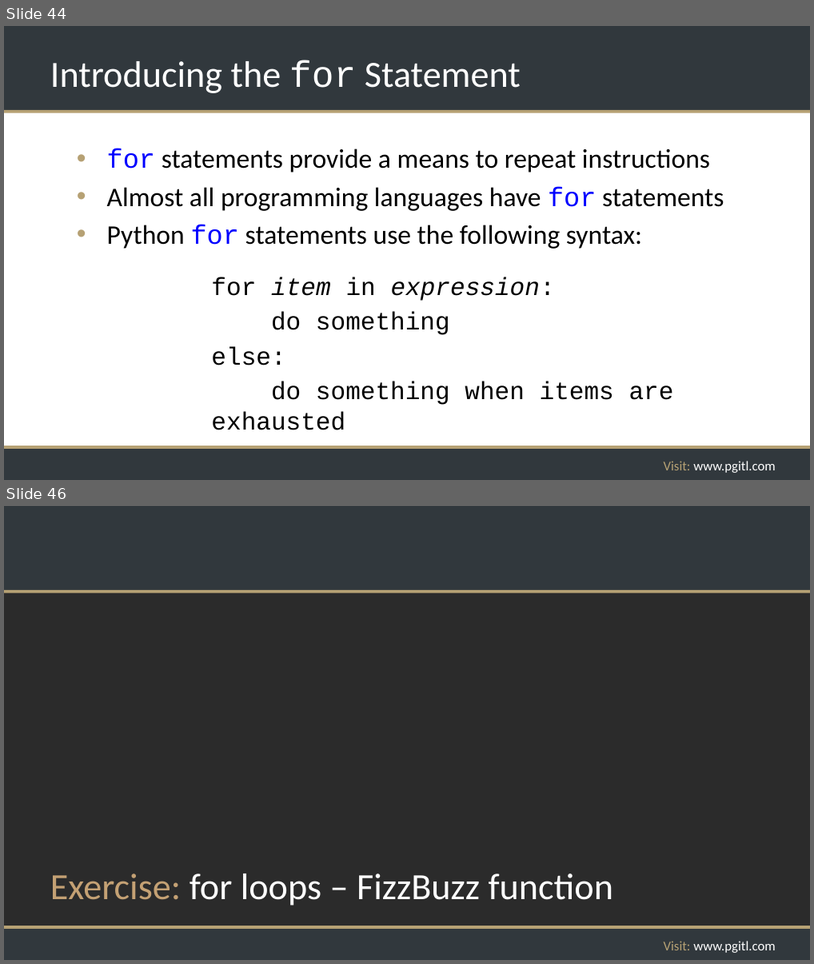
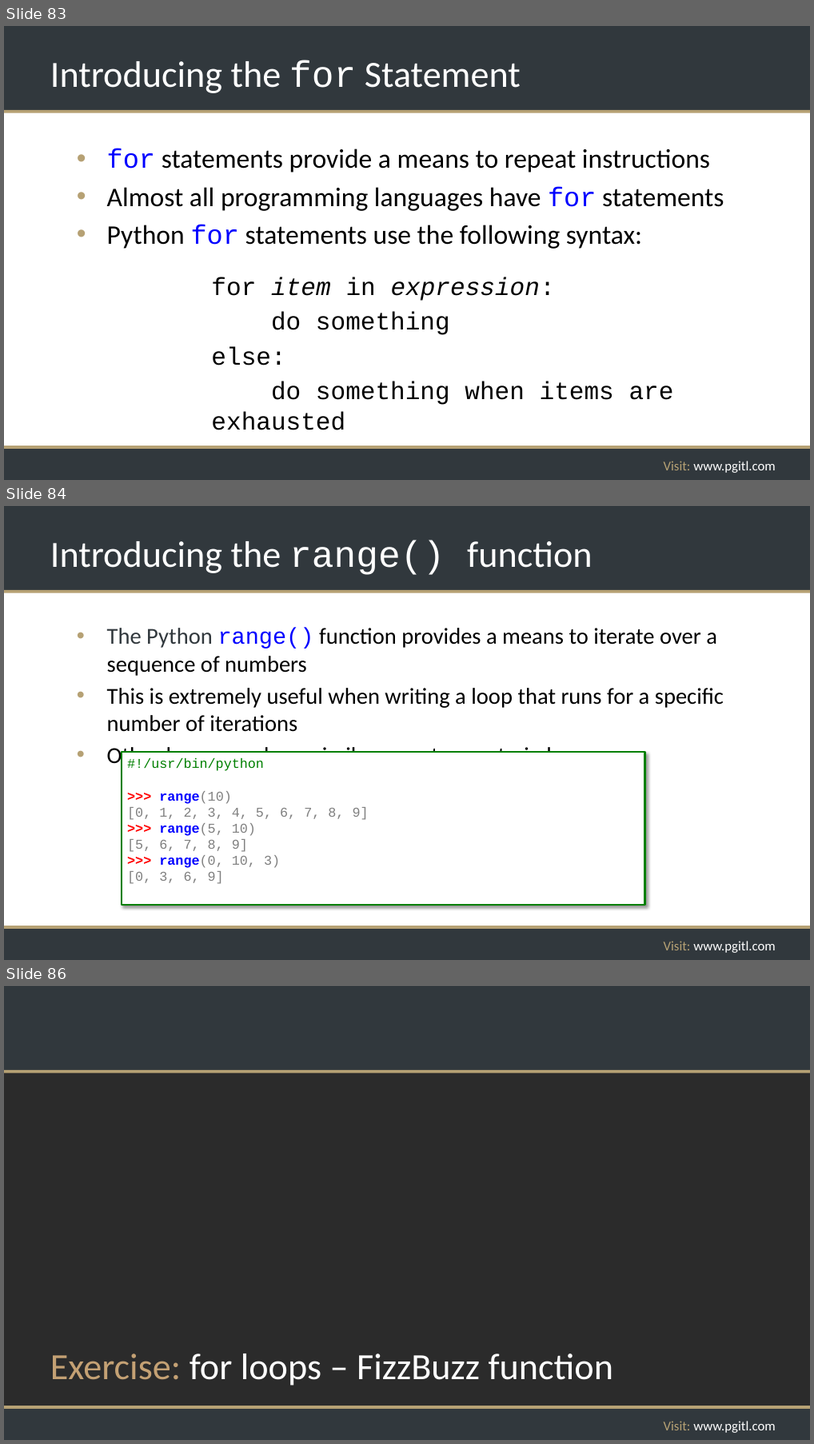
Before and after one commit to rikkouri/project-a, a slide deck: Programming Foundations.pptx. Shown one above the other, each under a label of ours: slides 44 and 46 before the commit, slides 83, 84 and 86 after it; the slides between them are not shown. The pictures are 814x964 and 814x1444 pixels, drawn with LibreOffice and Linux fonts; fonts in the diff are those of the drawing; background and template pictures are left out; a plain dark background stands for a picture behind light text. Boxes give left, top, right and bottom in pixels: in the first picture for what was removed or moved away, otherwise in the second. Text is boxed around its words. In the diff, an @@ line names an element or a change of style, - is before the commit and + after.

```diff
--- a/Programming Foundations.pptx
+++ b/Programming Foundations.pptx
@@ slide 84 added at <box>4,506,810,960</box>, background #FFFFFF; not listed: 5 template elements that a slide beside it also shows @@
@@ title added at <box>50,540,592,575</box>, 44 pt, text #FFFFFF @@
+Introducing the range() function
@@ text added at <box>107,628,724,752</box>, 27.2 pt, text #000000 @@
+• The Python range() function provides a means to iterate over a sequence of numbers
+• This is extremely useful when writing a loop that runs for a specific number of iterations
+• Other languages have similar ways to constrain loops
@@ rectangle added at <box>122,752,646,904</box>, fill #FFFFFF, outline #008000 2.25 pt, 16 pt, text #808080 @@
+#!/usr/bin/python
+>>> range(10)
+[0, 1, 2, 3, 4, 5, 6, 7, 8, 9]
+>>> range(5, 10)
+[5, 6, 7, 8, 9]
+>>> range(0, 10, 3)
+[0, 3, 6, 9]
@@ what was slide 44 is now slide 83 @@
@@ what was slide 46 is now slide 86 @@
```
Also in this commit, not shown: 4 slides changed, 6 other slides added.
